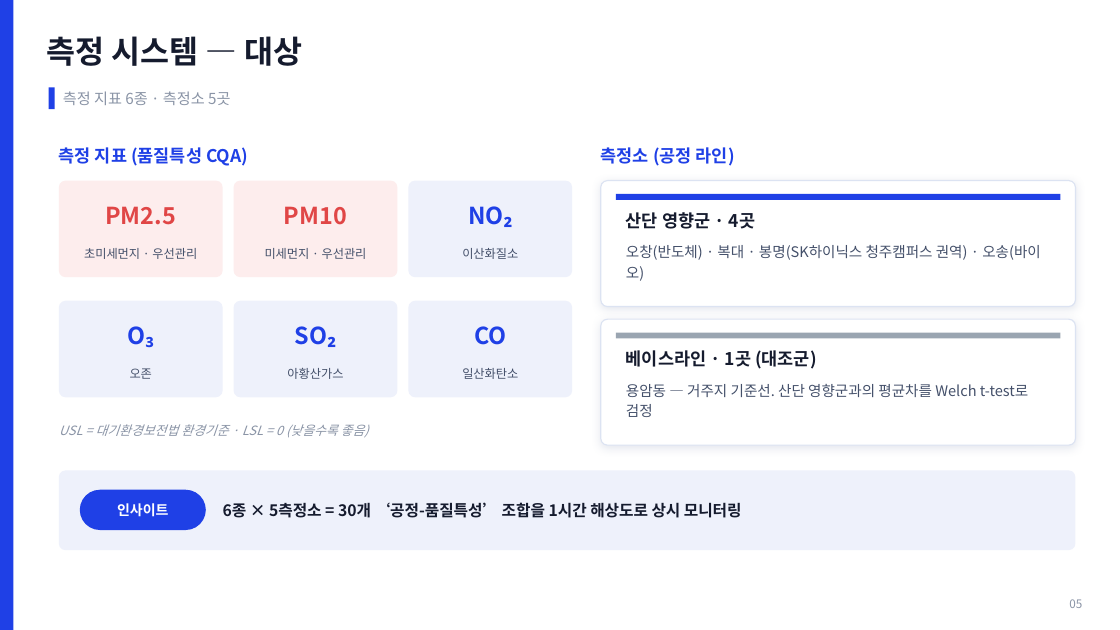
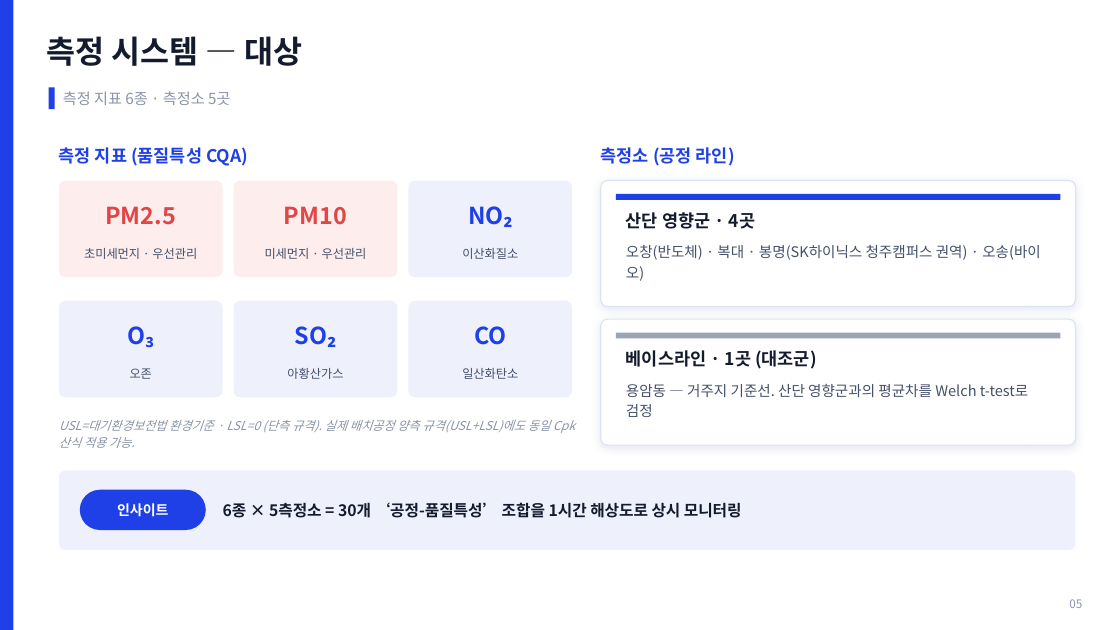
Before and after one commit to robinho0329/chungbuk-air-quality-monitor, a slide deck: slide 5 of reports/portfolio/포트폴리오_충북대기질_SPC.pptx. Drawn at 1120x630 pixels with LibreOffice and Linux fonts; fonts in the diff are those of the drawing. Boxes give left, top, right and bottom in pixels: in the first picture for what was removed or moved away, otherwise in the second. Text is boxed around its words. In the diff, an @@ line names an element or a change of style, - is before the commit and + after.

```diff
--- a/reports/portfolio/포트폴리오_충북대기질_SPC.pptx
+++ b/reports/portfolio/포트폴리오_충북대기질_SPC.pptx
@@ text "USL=대기환경보전법 환경기준 · LSL=0 (단측 ..." at [59,420,575,448]: vertical alignment middle to top @@
@@ text at [59,420,575,448]: text changed; size 11 to 10.5 pt @@
-USL = 대기환경보전법 환경기준 · LSL = 0 (낮을수록 좋음)
+USL=대기환경보전법 환경기준 · LSL=0 (단측 규격). 실제 배치공정 양측 규격(USL+LSL)에도 동일 Cpk 산식 적용 가능.
```
Also in this commit, not shown: 10 other slides changed, 1 slide added, 2 other files.
